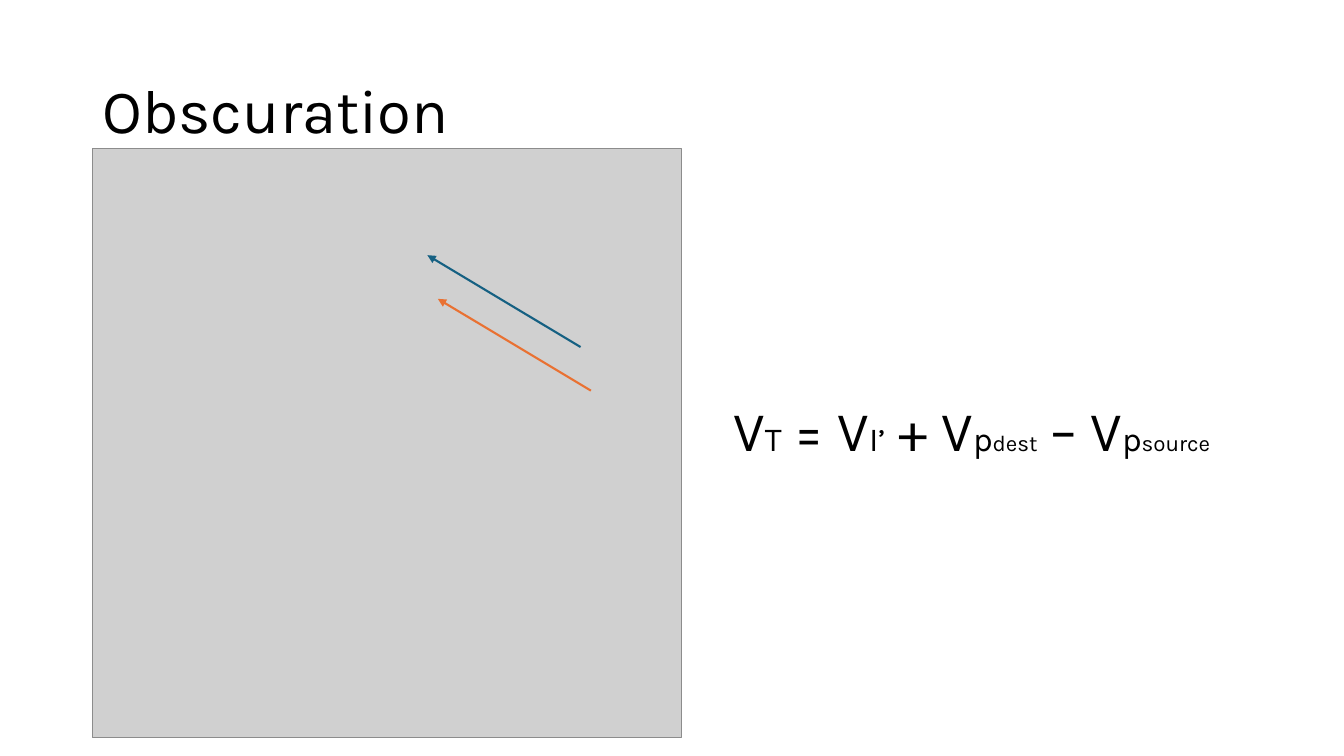
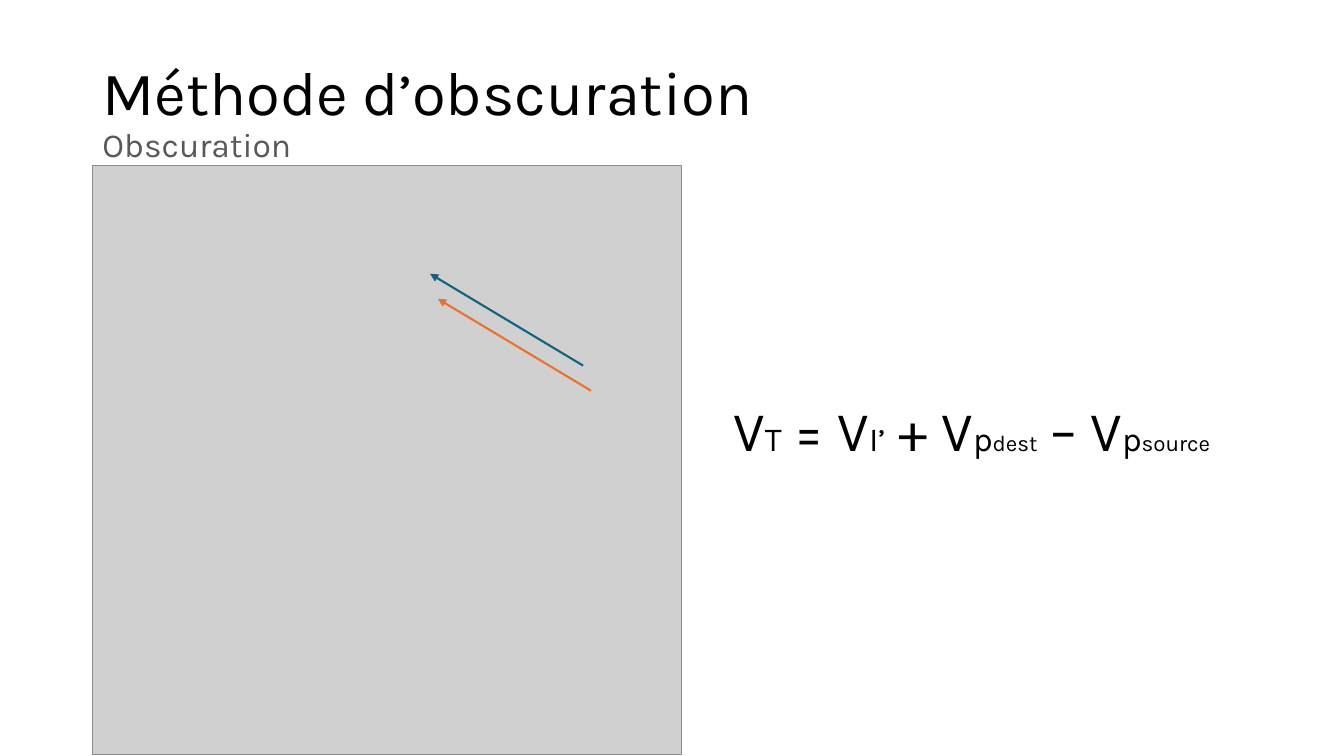
Before and after one commit to owilo/Stage, a slide deck: slide 7 of Documents/Slides/Obscuration de contenu numérique dans une image.pptx. Drawn at 1344x756 pixels with LibreOffice and Linux fonts; fonts in the diff are those of the drawing; grey boxes stand for pictures. Boxes give left, top, right and bottom in pixels: in the first picture for what was removed or moved away, otherwise in the second. Text is boxed around its words. In the diff, an @@ line names an element or a change of style, - is before the commit and + after.

```diff
--- a/Documents/Slides/Obscuration de contenu numérique dans une image.pptx
+++ b/Documents/Slides/Obscuration de contenu numérique dans une image.pptx
@@ title at (x1=102, y1=68, x2=752, y2=166): text changed @@
-Obscuration
+Méthode d’obscuration
+Obscuration
@@ picture moved from (x1=93, y1=148, x2=682, y2=737) to (x1=93, y1=166, x2=682, y2=755) @@
@@ arrow moved from (581, 347) - (427, 255) to (583, 366) - (431, 274) @@
```
Also in this commit, not shown: 5 other slides changed, 17 slides added, 7 slides removed.
